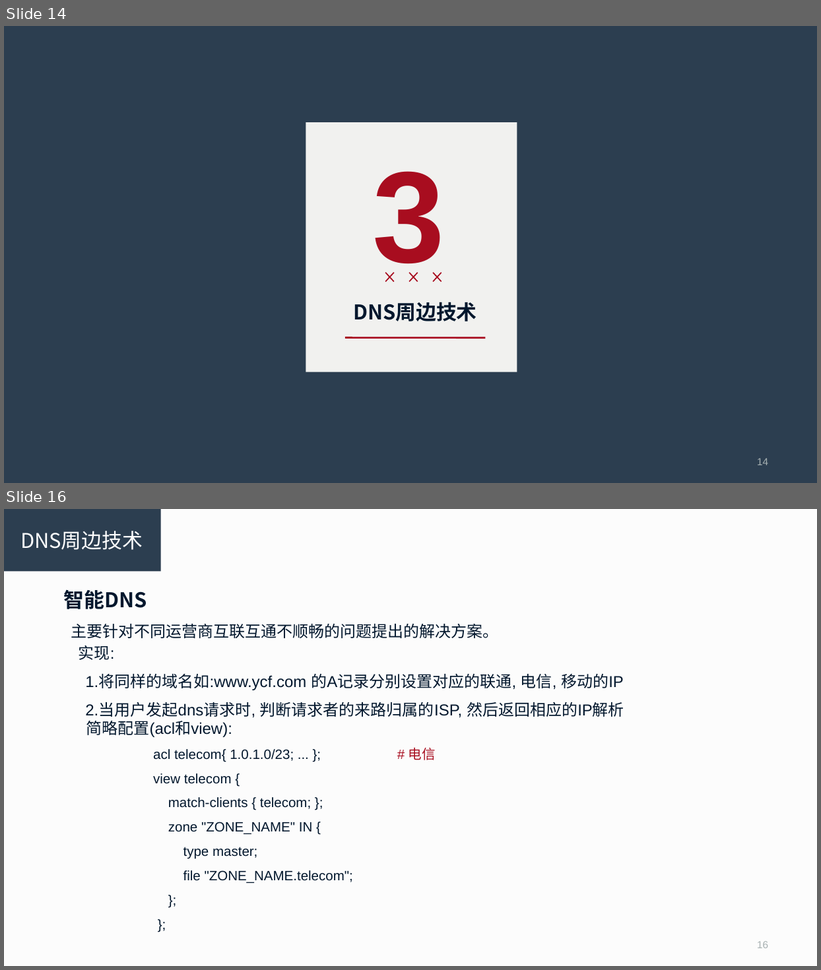
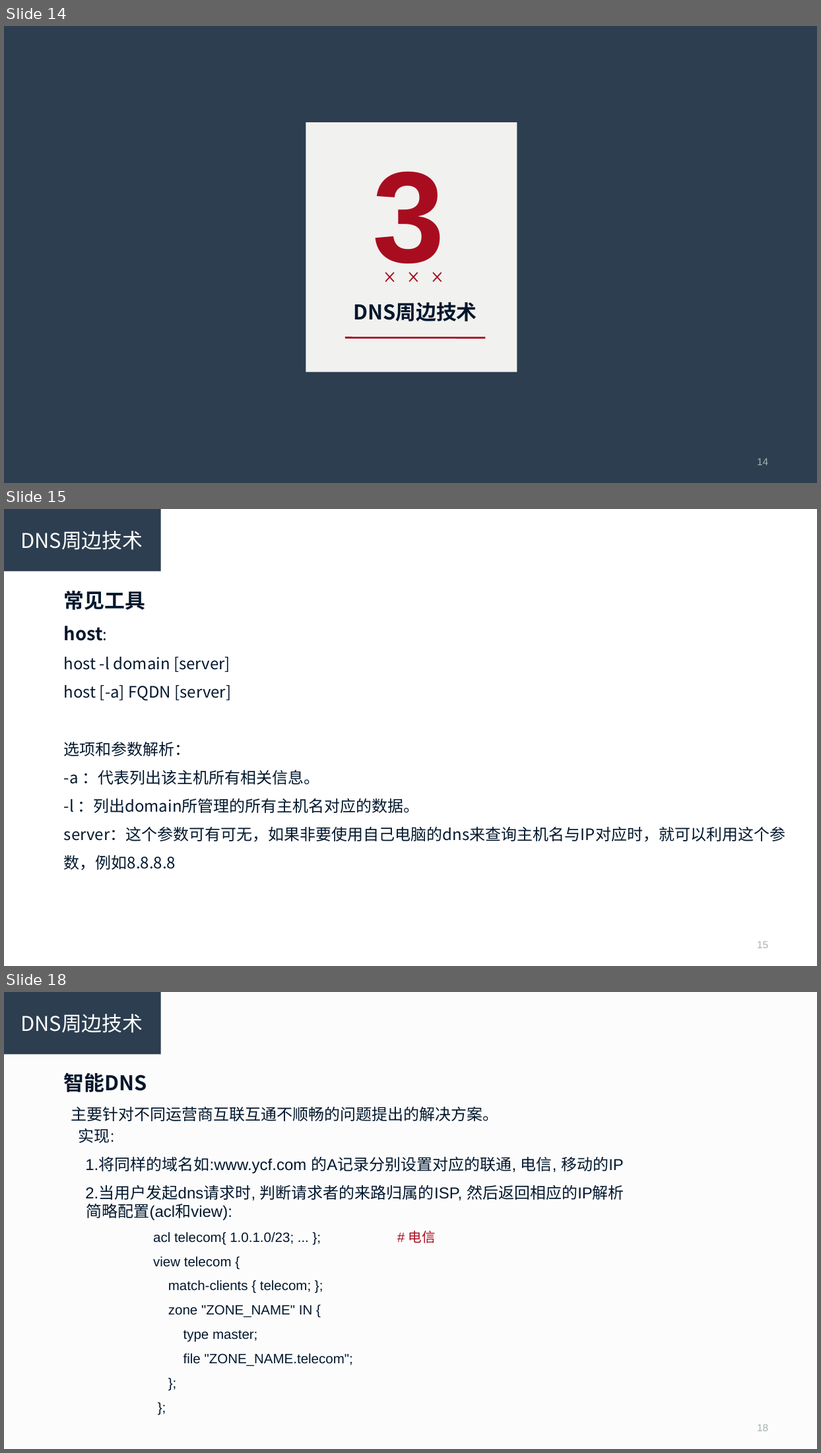
Before and after one commit to R-Lin/Simple_scripts, a slide deck: dns.ppt. Shown one above the other, each under a label of ours: slides 14 and 16 before the commit, slides 14, 15 and 18 after it; the slides between them are not shown. The pictures are 821x970 and 821x1453 pixels, drawn with LibreOffice and Linux fonts; fonts in the diff are those of the drawing. Boxes give left, top, right and bottom in pixels: in the first picture for what was removed or moved away, otherwise in the second. Text is boxed around its words. In the diff, an @@ line names an element or a change of style, - is before the commit and + after.

```diff
--- a/dns.ppt
+++ b/dns.ppt
@@ slide 15 added at (4,509,817,966), background #FFFFFF @@
@@ rectangle added at (4,509,161,571), fill #2C3E50, 18 pt, text #FFFFFF @@
+DNS周边技术
@@ text added at (64,590,785,871), 14 pt, text #02172D @@
+常见工具
+host:
+host -l domain [server]
+host [-a] FQDN [server]
+选项和参数解析：
+-a ：代表列出该主机所有相关信息。
+-l ：列出domain所管理的所有主机名对应的数据。
+server：这个参数可有可无，如果非要使用自己电脑的dns来查询主机名与IP对应时，就可以利用这个参数，例如8.8.8.8
@@ page number added at (757,941,768,949), 9 pt, text #A7B1B2 @@
+15
@@ what was slide 16 is now slide 18 @@
```
Also in this commit, not shown: 2 other slides added, 1 slide removed, 1 other file.
